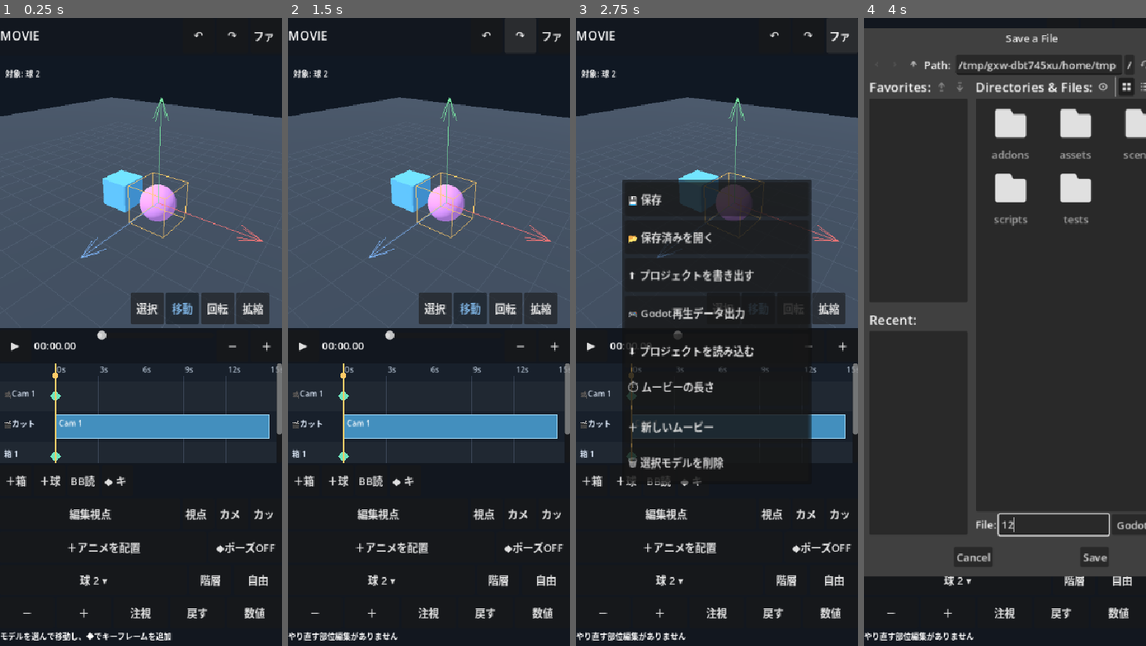
Above: before the commit, frames 1-4 (left to right).
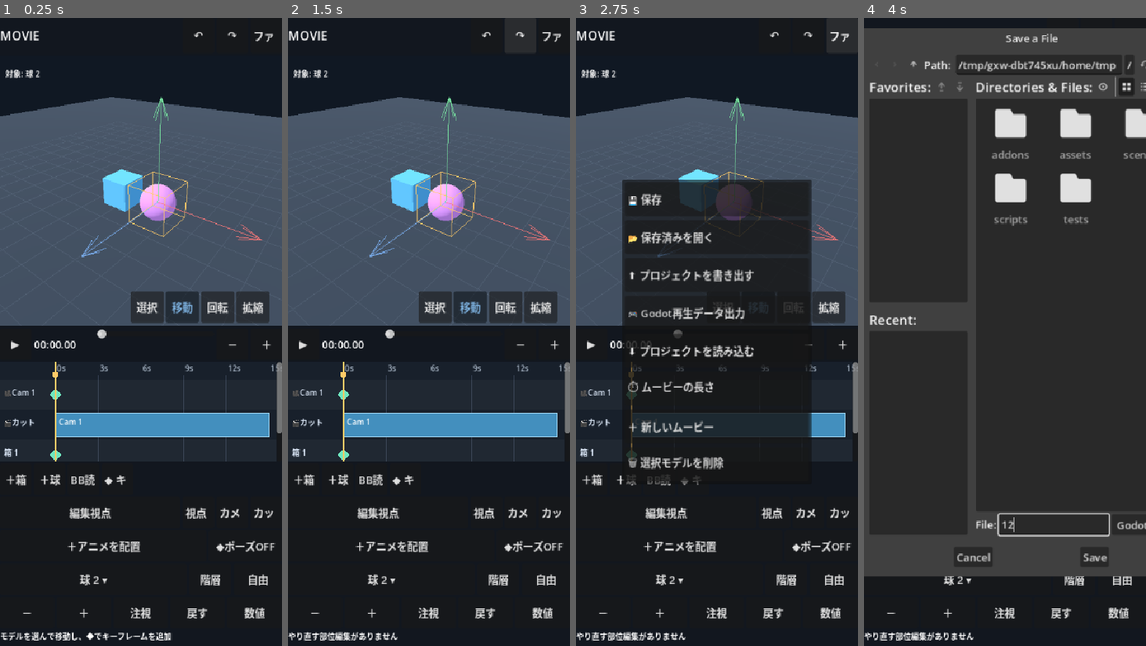
Above: after the commit, the same moments.

Repository: shejklgaia-png/movie_creater
Game: Godot game, scene res://scenes/editor.tscn
Same seed, same stepped clock (60 frames per second), same inputs: the game is played once before the commit and once after it.
Inputs (mouse positions are in pixels of both pictures, inside the frame that each line leads up to):
- Up to frame 1 (0.25 s): no input
- Up to frame 2 (1.5 s): click "↶" at 0.5 s; click "↷" at 1.25 s
- Up to frame 3 (2.75 s): click "ファイル" at 2 s
- Up to frame 4 (4 s): click "🎮 Godot再生データ出力" at 2.75 s; click (1052, 526) at 3.52 s; type "12" at 3.6 s

The runs differ from the first frame. In frame 1, 4.1% of the frame differs, in the area x 0-100%, y 12-91%; in frame 2, 4.1%; in frame 3, 2.4%; in frame 4, 0.2%.

Commit message:
Improve minimum mobile touch targets and spacing

Diff:
--- a/scripts/editor.gd
+++ b/scripts/editor.gd
@@ -192,7 +192,7 @@
         {"text": "拡縮", "mode": 2}
     ]:
         var mode_button := _make_button(overlay_row, str(tool["text"]), _set_transform_mode.bind(int(tool["mode"])))
-        mode_button.custom_minimum_size = Vector2(51, 46)
+        mode_button.custom_minimum_size = Vector2(51, 48)
         mode_button.clip_text = true
         mode_button.focus_mode = Control.FOCUS_NONE
         transform_buttons.append(mode_button)
@@ -280,11 +280,11 @@
     selection = _make_button(properties, "モデル選択 ▾", _toggle_picker)
     selection.size_flags_horizontal = Control.SIZE_EXPAND_FILL
     selection.clip_text = true
-    selection.custom_minimum_size = Vector2(98, 46)
+    selection.custom_minimum_size = Vector2(98, 48)
     part_picker_button = _make_button(properties, "階層", _open_part_picker)
-    part_picker_button.custom_minimum_size = Vector2(64, 46)
+    part_picker_button.custom_minimum_size = Vector2(64, 48)
     axis_option = _make_button(properties, "自由", _cycle_axis)
-    axis_option.custom_minimum_size = Vector2(74, 46)
+    axis_option.custom_minimum_size = Vector2(74, 48)
     axis_option.clip_text = true
 
     var nudge_row := HBoxContainer.new()
@@ -1910,7 +1910,7 @@
         var path := str(root_node.get_path_to(part))
         var button := Button.new()
         button.text = ("  ".repeat(mini(depth, 6))) + _short_text(part.name, 23)
-        button.custom_minimum_size.y = 46
+        button.custom_minimum_size.y = 48
         button.clip_text = true
         button.alignment = HORIZONTAL_ALIGNMENT_LEFT
         button.pressed.connect(_choose_part.bind(selected_id, path))
